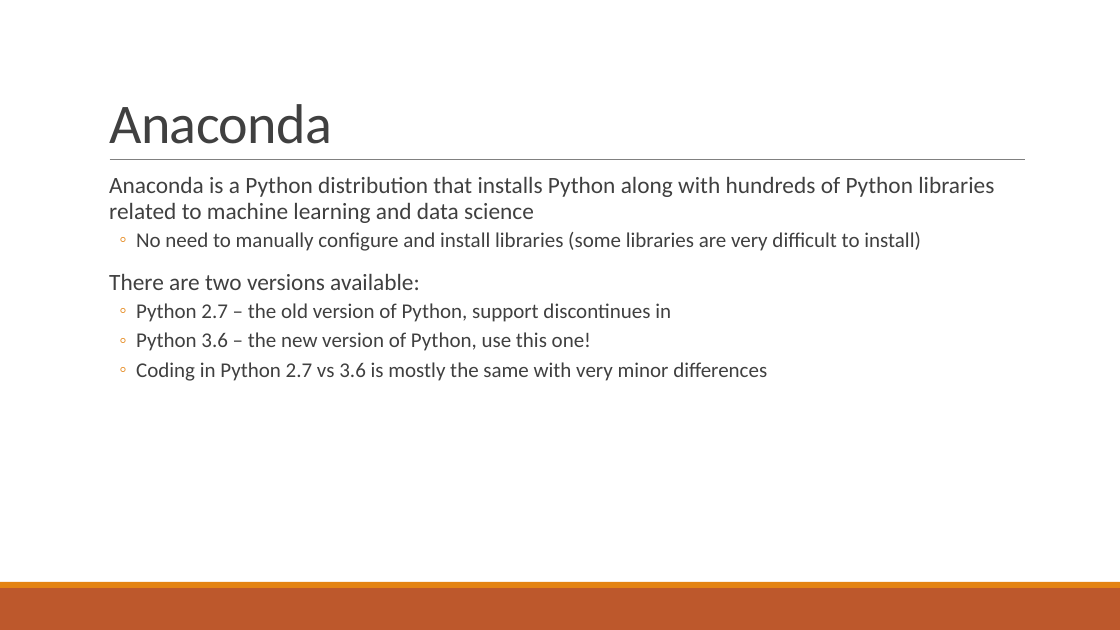
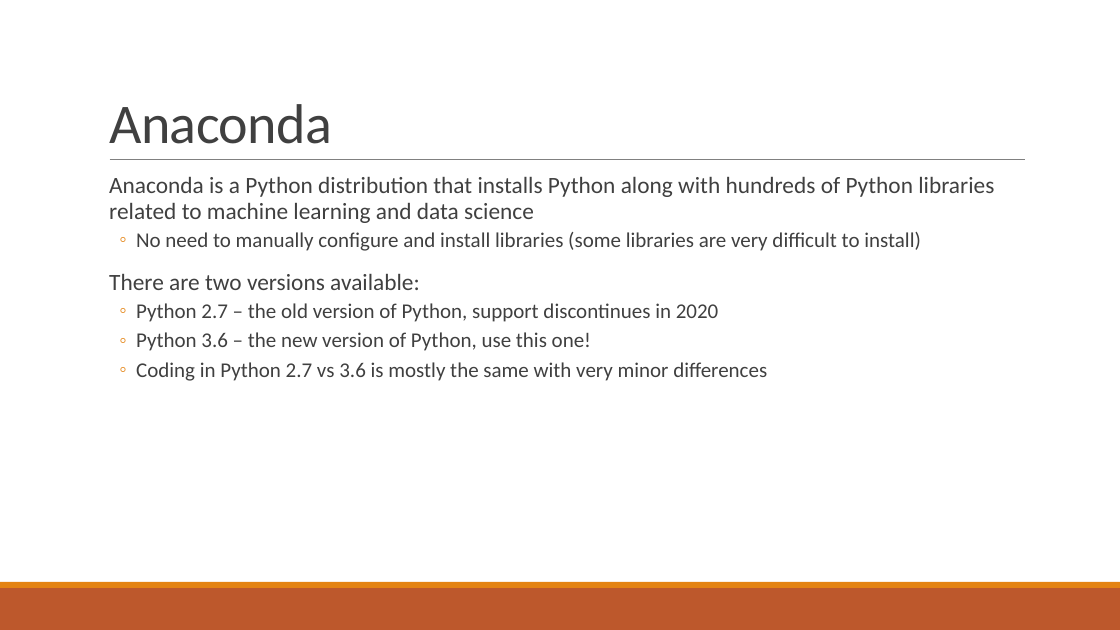
Before and after one commit to iamshang1/Projects, a slide deck: slide 4 of Misc/Python4ML/Python4ML.pptx. Drawn at 1120x630 pixels with LibreOffice and Linux fonts; fonts in the diff are those of the drawing. Boxes give left, top, right and bottom in pixels: in the first picture for what was removed or moved away, otherwise in the second. Text is boxed around its words. In the diff, an @@ line names an element or a change of style, - is before the commit and + after.

```diff
--- a/Misc/Python4ML/Python4ML.pptx
+++ b/Misc/Python4ML/Python4ML.pptx
@@ text at [136,303,719,322]: text changed @@
-  ◦ Python 2.7 – the old version of Python, support discontinues in
+  ◦ Python 2.7 – the old version of Python, support discontinues in 2020
```
Also in this commit, not shown: 4 other slides changed.
